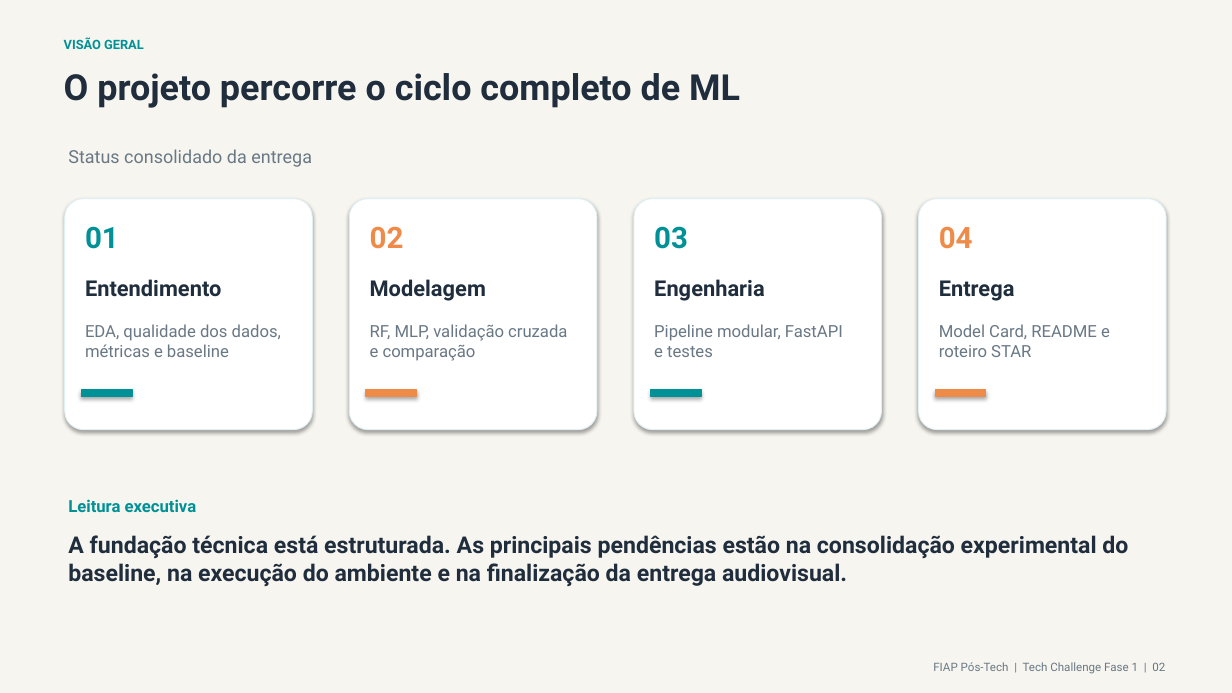
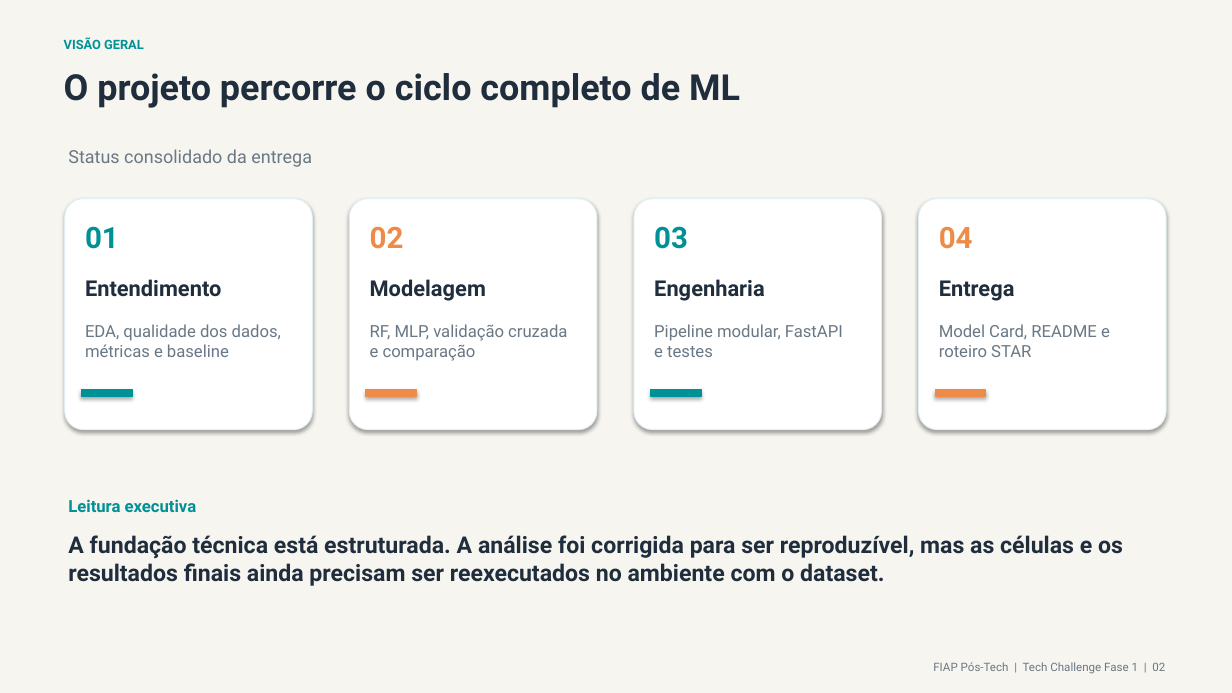
Before and after one commit to SamuelCambui/trabalho-final-fase-1, a slide deck: slide 2 of docs/apresentacao_projeto_churn.pptx. Drawn at 1232x693 pixels with LibreOffice and Linux fonts; fonts in the diff are those of the drawing. Boxes give left, top, right and bottom in pixels: in the first picture for what was removed or moved away, otherwise in the second. Text is boxed around its words. In the diff, an @@ line names an element or a change of style, - is before the commit and + after.

```diff
--- a/docs/apresentacao_projeto_churn.pptx
+++ b/docs/apresentacao_projeto_churn.pptx
@@ text at box(68, 535, 1123, 586): text changed @@
-A fundação técnica está estruturada. As principais pendências estão na consolidação experimental do baseline, na execução do ambiente e na finalização da entrega audiovisual.
+A fundação técnica está estruturada. A análise foi corrigida para ser reproduzível, mas as células e os resultados finais ainda precisam ser reexecutados no ambiente com o dataset.
```
Also in this commit, not shown: 9 other slides changed, 1 other file.
